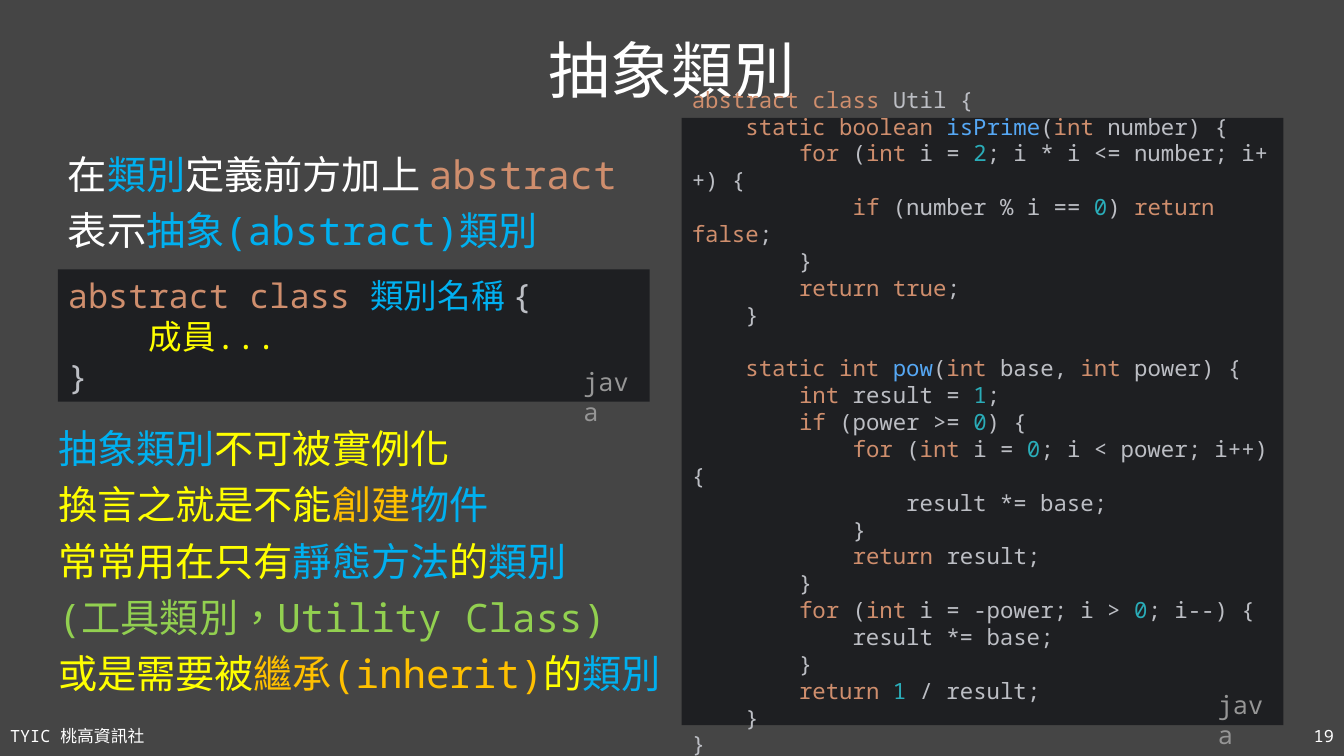
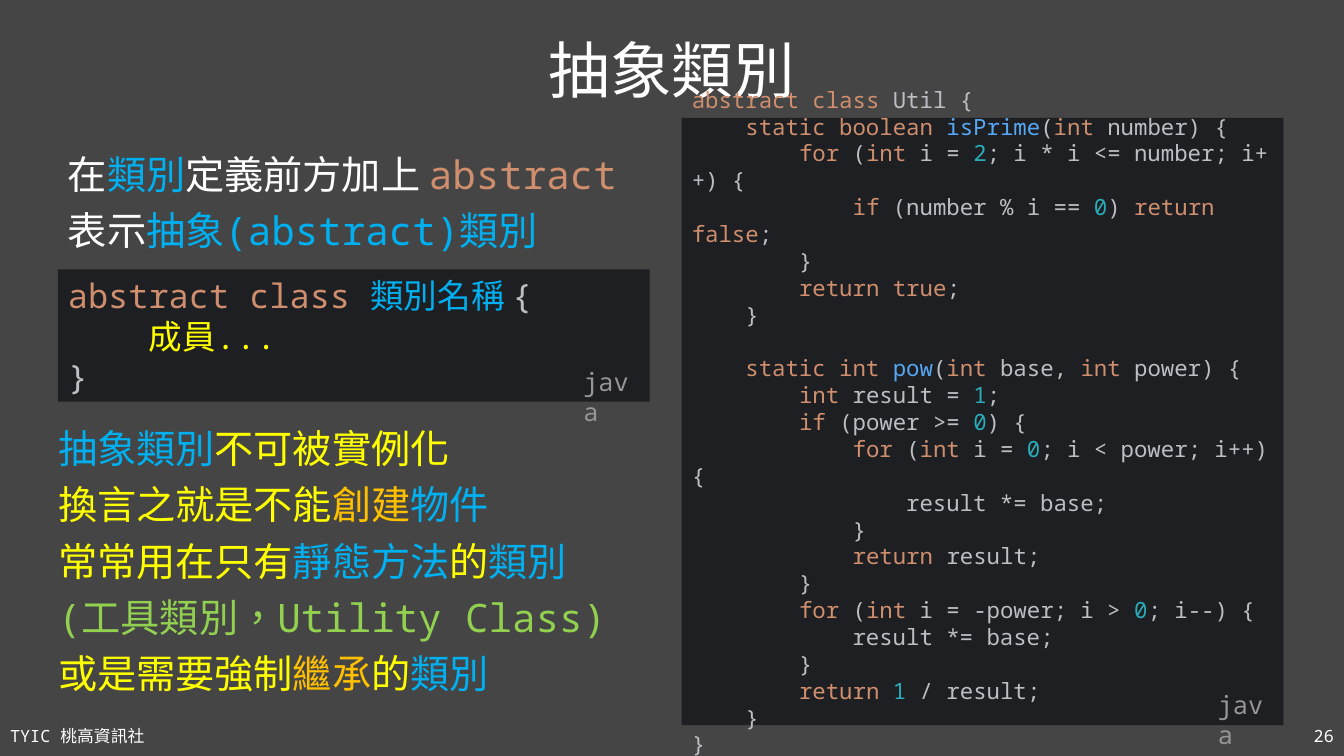
Before and after one commit to TYSHIC/slides, a slide deck: slide 26 of ppt/08_類別與物件.pptx (slide 19 before the commit). Drawn at 1344x756 pixels with LibreOffice and Linux fonts; fonts in the diff are those of the drawing. Boxes give left, top, right and bottom in pixels: in the first picture for what was removed or moved away, otherwise in the second. Text is boxed around its words. In the diff, an @@ line names an element or a change of style, - is before the commit and + after.

```diff
--- a/ppt/08_類別與物件.pptx
+++ b/ppt/08_類別與物件.pptx
@@ text at (x1=58, y1=655, x2=489, y2=691): text changed; text colour #FFC000 to #FFFF00 @@
-或是需要被繼承(inherit)的類別
+或是需要強制繼承的類別
@@ page number at (x1=1314, y1=730, x2=1334, y2=742): text changed @@
-19
+26
```
Also in this commit, not shown: 8 other slides changed, 2 slides added, 3 other files.
